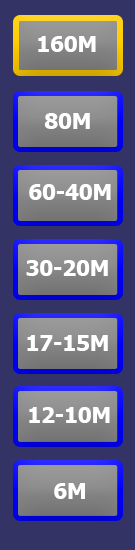
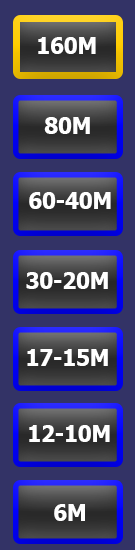
Layered file, before and after one edit (135x550). Changes by layer:
painted on "17-15M" over [left=27, top=335, right=108, bottom=366]
painted on "30-20M" over [left=26, top=260, right=108, bottom=289]
painted on "60-40M" over [left=29, top=184, right=111, bottom=209]
painted on "80M" over [left=44, top=113, right=90, bottom=134]
painted on "6M" over [left=54, top=483, right=85, bottom=521]
painted on "12-10M" over [left=29, top=407, right=110, bottom=442]
painted on "160M" over [left=38, top=36, right=96, bottom=54]
painted on "Button7" over [left=13, top=460, right=123, bottom=544]
painted on "Button6" over [left=13, top=386, right=123, bottom=467]
painted on "Button5" over [left=13, top=313, right=123, bottom=391]
painted on "Button4" over [left=13, top=239, right=123, bottom=314]
painted on "Button3" over [left=13, top=165, right=123, bottom=236]
painted on "Button2" over [left=13, top=91, right=123, bottom=159]
painted on "Button1" over [left=13, top=15, right=123, bottom=79]